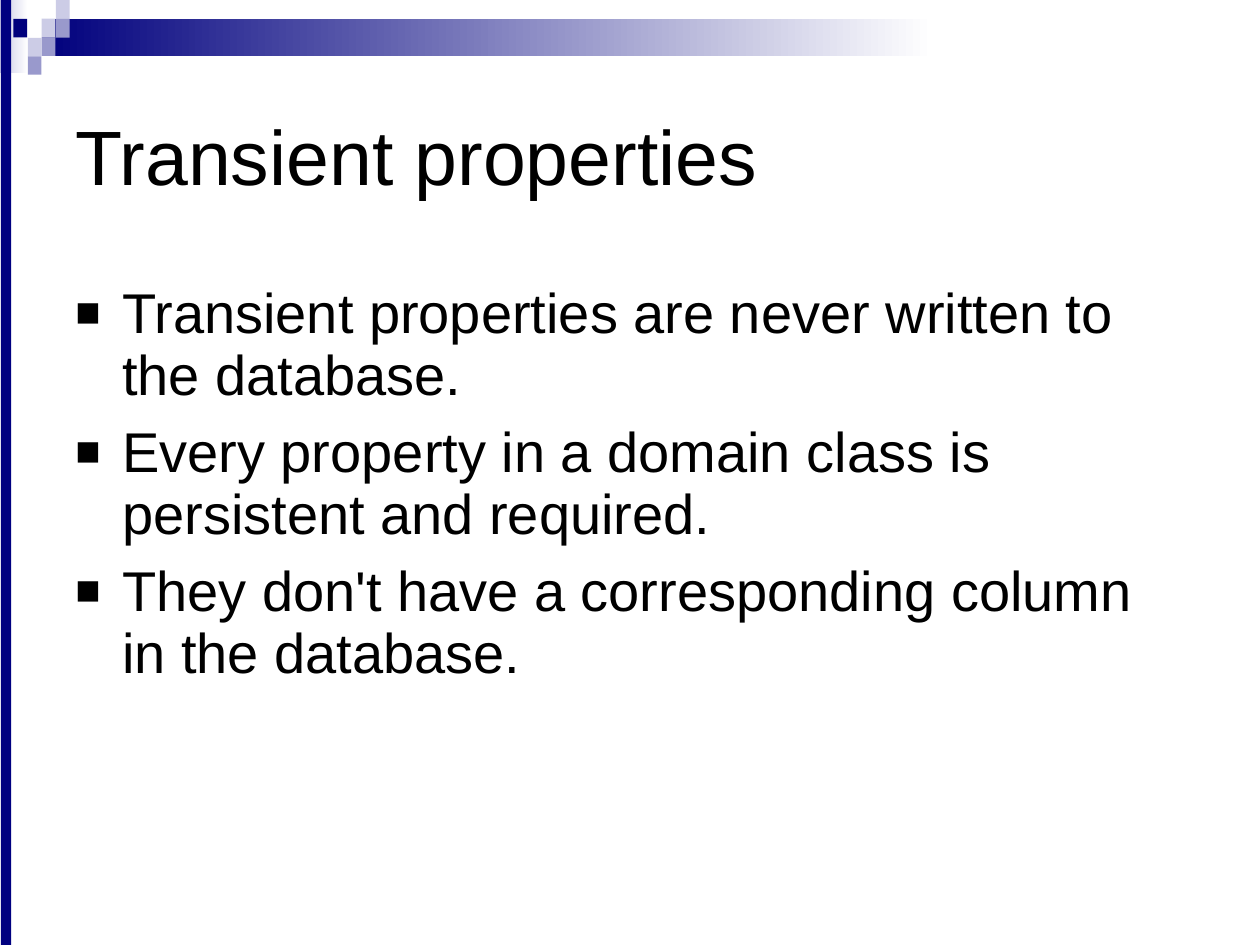
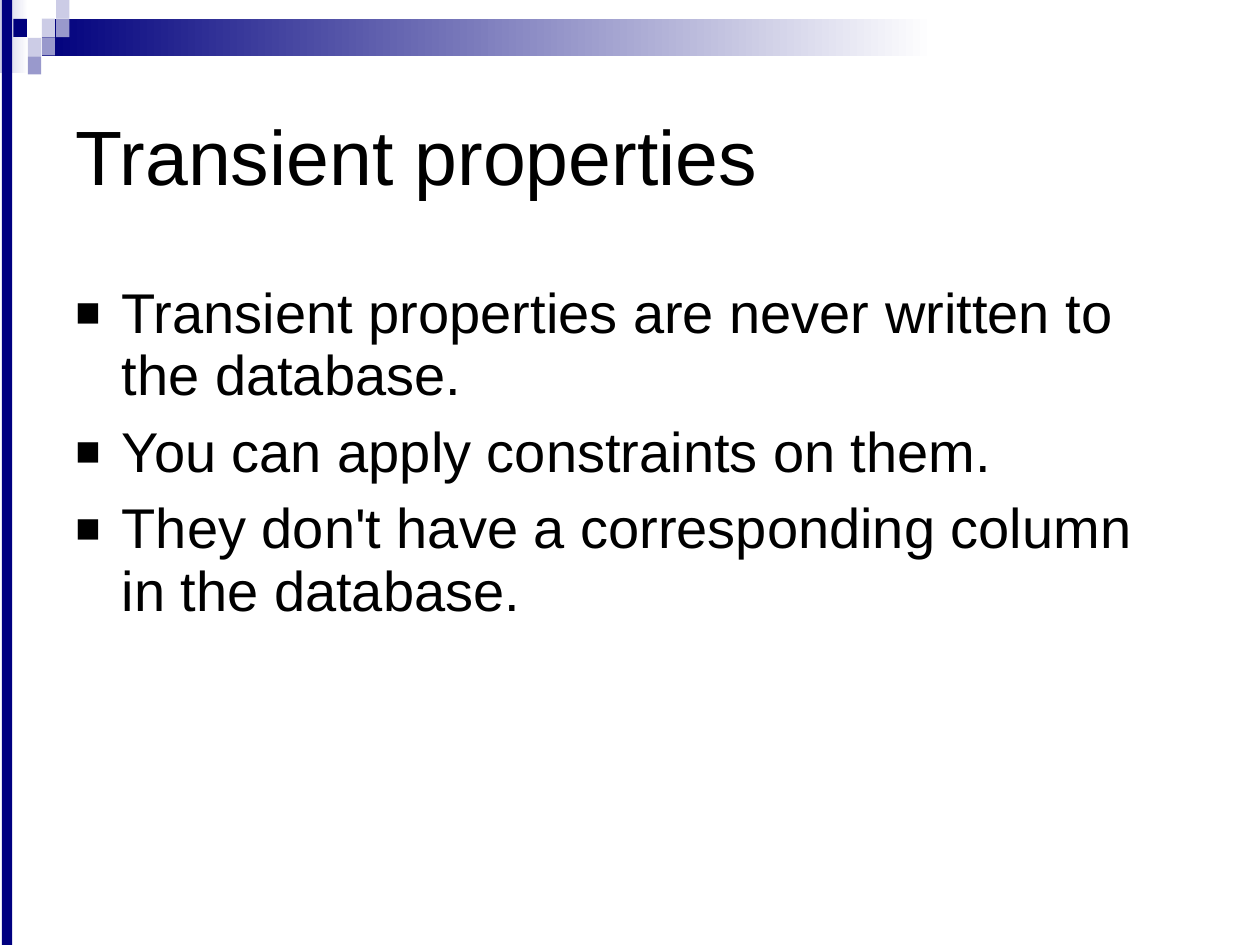
Before and after one commit to meudaypratap/grailsdomain1, a slide deck: slide 8 of Domain_Classses_1.ppt (slide 9 before the commit). Drawn at 1260x945 pixels with LibreOffice and Linux fonts; fonts in the diff are those of the drawing; background and template pictures are left out. Boxes give left, top, right and bottom in pixels: in the first picture for what was removed or moved away, otherwise in the second. Text is boxed around its words. In the diff, an @@ line names an element or a change of style, - is before the commit and + after.

```diff
--- a/Domain_Classses_1.ppt
+++ b/Domain_Classses_1.ppt
@@ text at bbox=[122, 431, 991, 483]: text changed @@
-■ Every property in a domain class is persistent and required.
+■ You can apply constraints on them.
```
Also in this commit, not shown: 6 other slides changed.
